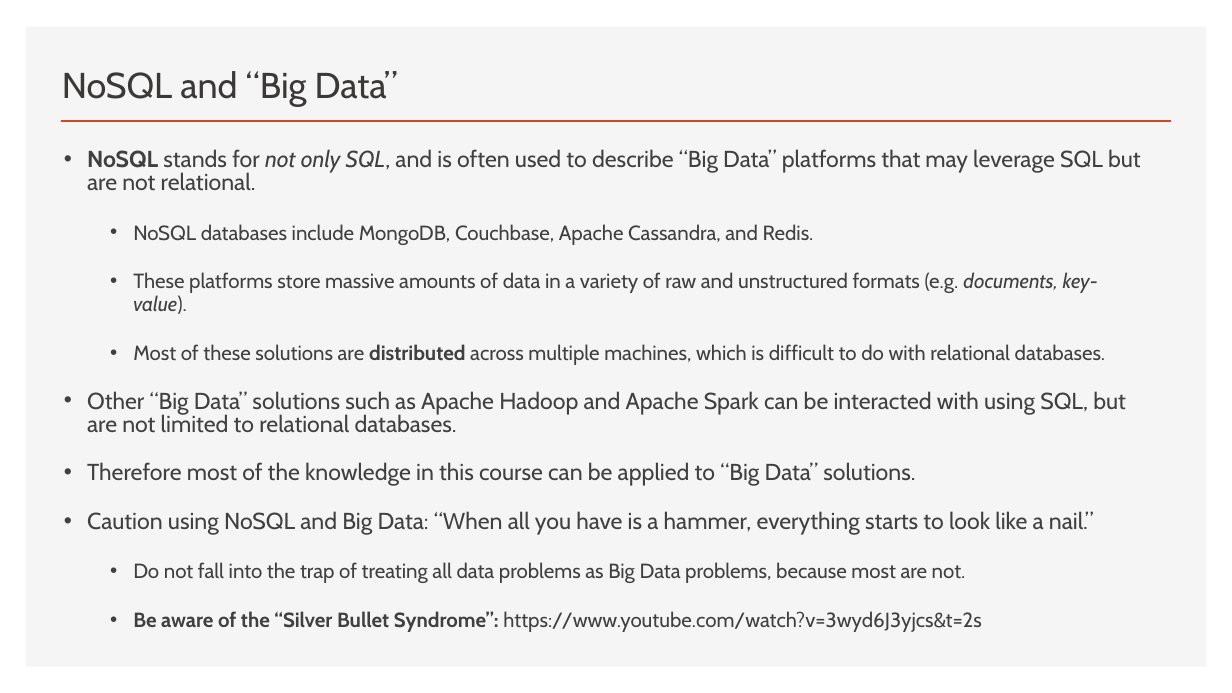
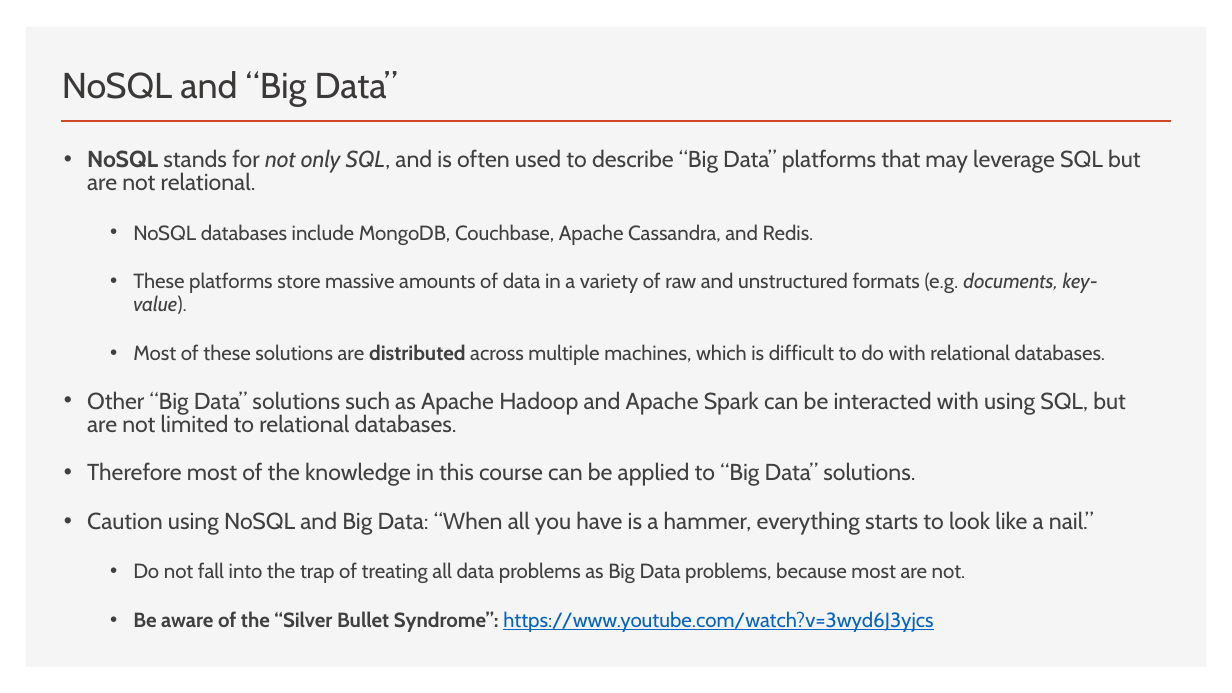
Before and after one commit to thomasnield/oreilly_sql_fundamentals_for_data, a slide deck: slide 15 of notes_and_slides/sql_fundamentals_slides.pptx (slide 14 before the commit). Drawn at 1232x693 pixels with LibreOffice and Linux fonts; fonts in the diff are those of the drawing. Boxes give left, top, right and bottom in pixels: in the first picture for what was removed or moved away, otherwise in the second. Text is boxed around its words. In the diff, an @@ line names an element or a change of style, - is before the commit and + after.

```diff
--- a/notes_and_slides/sql_fundamentals_slides.pptx
+++ b/notes_and_slides/sql_fundamentals_slides.pptx
@@ text at bbox=[133, 611, 933, 632]: text changed; text colour #404040 to #0563C1 @@
-  • Be aware of the “Silver Bullet Syndrome”: https://www.youtube.com/watch?v=3wyd6J3yjcs&t=2s
+  • Be aware of the “Silver Bullet Syndrome”: https://www.youtube.com/watch?v=3wyd6J3yjcs
```
Also in this commit, not shown: 9 other slides changed, 1 slide added, 1 other file.
